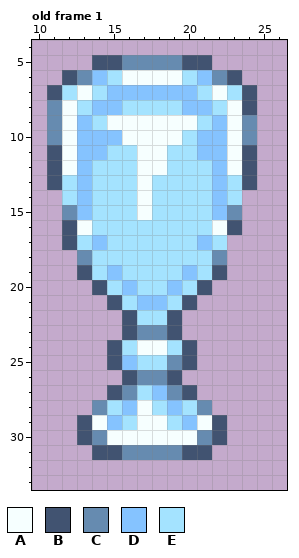
Pixel-art file, stored at GraphicAssets/Item/Drinks/Drink_2.aseprite. Above: the version before the commit.
36x36 pixels, 7 frames. Shown: old frame 1: x 10..26, y 4..33. The commit also changed other frames, which this record leaves out.
Palette (. is transparent): A #f6ffff  B #415371  C #668bb0  D #85c3ff  E #a4e3ff
Pixels before, old frame 1, first column x 11:
 5 ...BBCCCCBB...
 6 .BCDEAAAAEDCB.
 7 BEAEDDDDDDEAEB
 8 CAEDDEEEEDDEAB
 9 CADEAAAAAAEDAC
10 CADDDAAAAEDDAC
11 BADDEEAAEEDDAB
12 BADEEEAAEEEDAB
13 BEDEEEAEEEEDEB
14 .EDEEEAEEEEDE.
15 .CDEEEAEEEEDC.
16 .BAEEEEEEEEAB.
17 .BEDEEEEEEDE..
18 ..CEEEEEEEEC..
19 ..BEDEEEEDEB..
20 ...BEDEEDEB...
21 ....BEDDEB....
22 .....BEEB.....
23 .....BCCB.....
24 ....BEAAEB....
25 ....BDEECB....
26 .....BCCB.....
27 ....BCEDCB....
28 ...CEDAEDEC...
29 ..BADEAAEDAB..
30 ..BCAAAAAACB..
31 ...BBCCCCBB...
After:
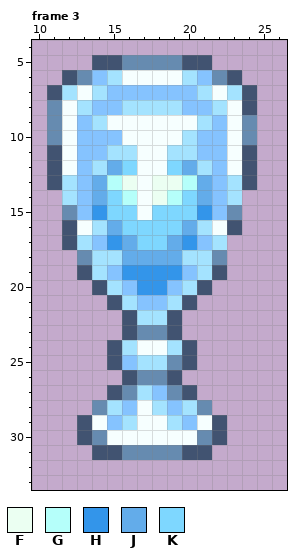
Colours new in this view: F #ebfff2  G #b5fffa  H #3395ea  J #63acea  K #7ed7ff
A new or re-ordered frame is compared with the old frame closest to it.
Change:
layer "Layer 2" added
frames re-ordered
Frame 3 against old frame 1, layer "Layer 2":
Colour E gives way to colour F in row 13 at x 16 and 18 to 19; in row 14 at x 18.
Colour E gives way to colour G in row 13 at x 15 and 20; in row 14 at x 16 and 19.
Colour E gives way to colour H in row 15 at x 14 and 21; in row 17 at x 15 and 20; in row 19 at x 16 to 19; in row 20 at x 17 to 18.
Colour E gives way to colour J in row 12 at x 15 and 20; in rows 13 to 14 at x 14 and 21; in row 16 at x 15 and 20; in row 17 at x 16 and 19; in row 18 at x 16 to 19.
Colour E gives way to colour K in row 12 at x 16 and 19; in row 14 at x 15 and 20; in row 15 at x 15 to 16 and 18 to 20; in row 16 at x 16 to 19; in row 17 at x 17 to 18.
Pixel boxes of the changes (left, top, right, bottom) in both pictures:
changed: (92, 160, 212, 295)
